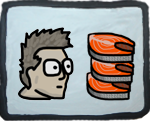
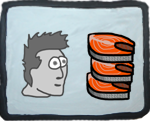
Two versions of the same layered image (150px x 121px). Layer-by-layer changes:
renamed "Layer 21" to "Layer 25", moved it above "Layer 24", painted on it over (x1=17, y1=24, x2=74, y2=101)
